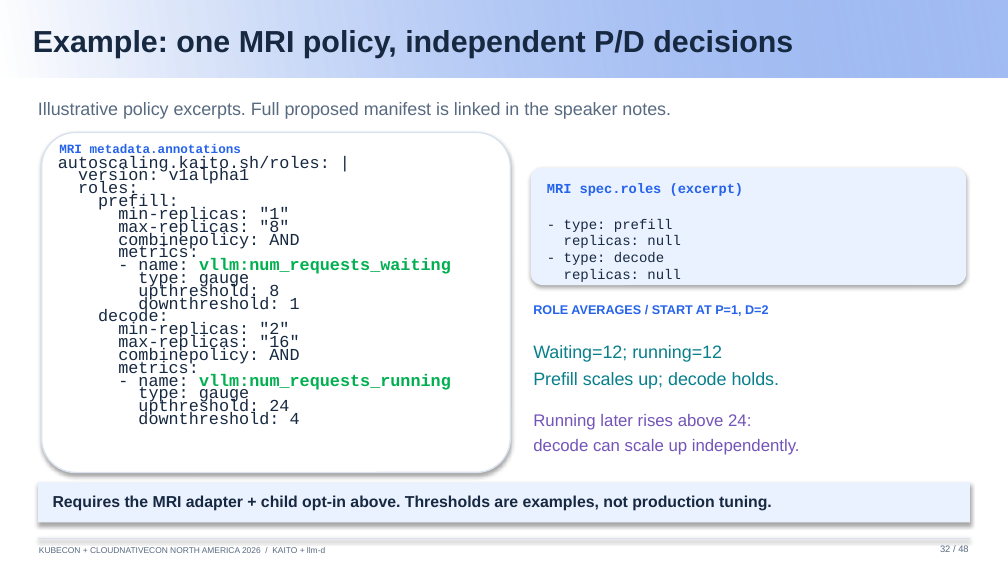
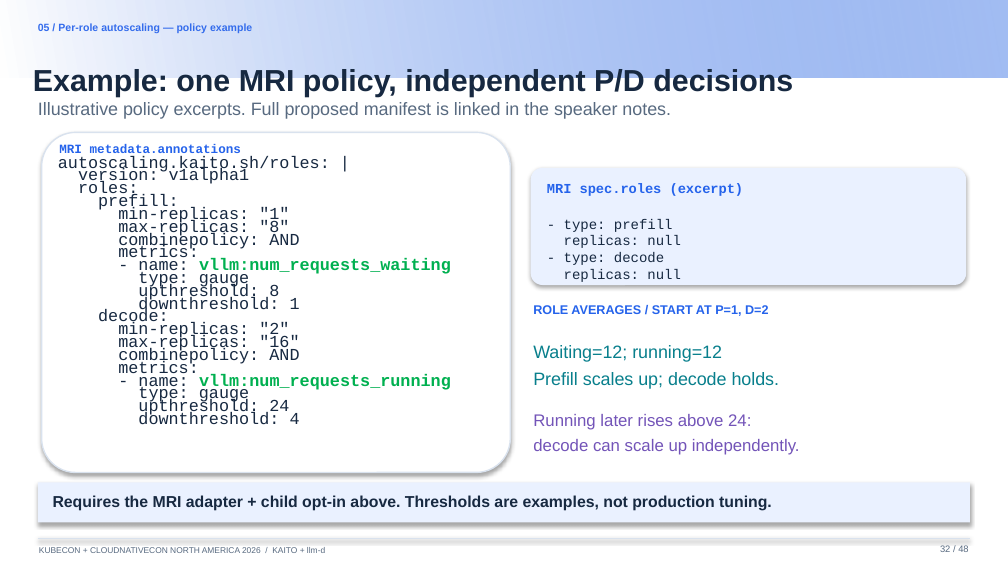
Before and after one commit to andyzhangx/demo, a slide deck: slide 38 of llm/pd-disaggregation/kubecon-na-2026-pd-disaggregation-kaito-llmd.pptx. Drawn at 1008x567 pixels with LibreOffice and Linux fonts; fonts in the diff are those of the drawing; background and template pictures are left out. Boxes give left, top, right and bottom in pixels: in the first picture for what was removed or moved away, otherwise in the second. Text is boxed around its words. In the diff, an @@ line names an element or a change of style, - is before the commit and + after.

```diff
--- a/llm/pd-disaggregation/kubecon-na-2026-pd-disaggregation-kaito-llmd.pptx
+++ b/llm/pd-disaggregation/kubecon-na-2026-pd-disaggregation-kaito-llmd.pptx
@@ text added at (38, 23, 252, 33), 7.5 pt, text #346CEC, bold @@
+05 / Per-role autoscaling — policy example
@@ text "Example: one MRI policy, independent ...": place and size @@
-text "Example: one MRI policy, independent ..." at (33, 30, 793, 58)
+text "Example: one MRI policy, independent ..." at (33, 69, 793, 97)
```
Also in this commit, not shown: 21 other slides changed, 1 slide added, 1 slide removed.
